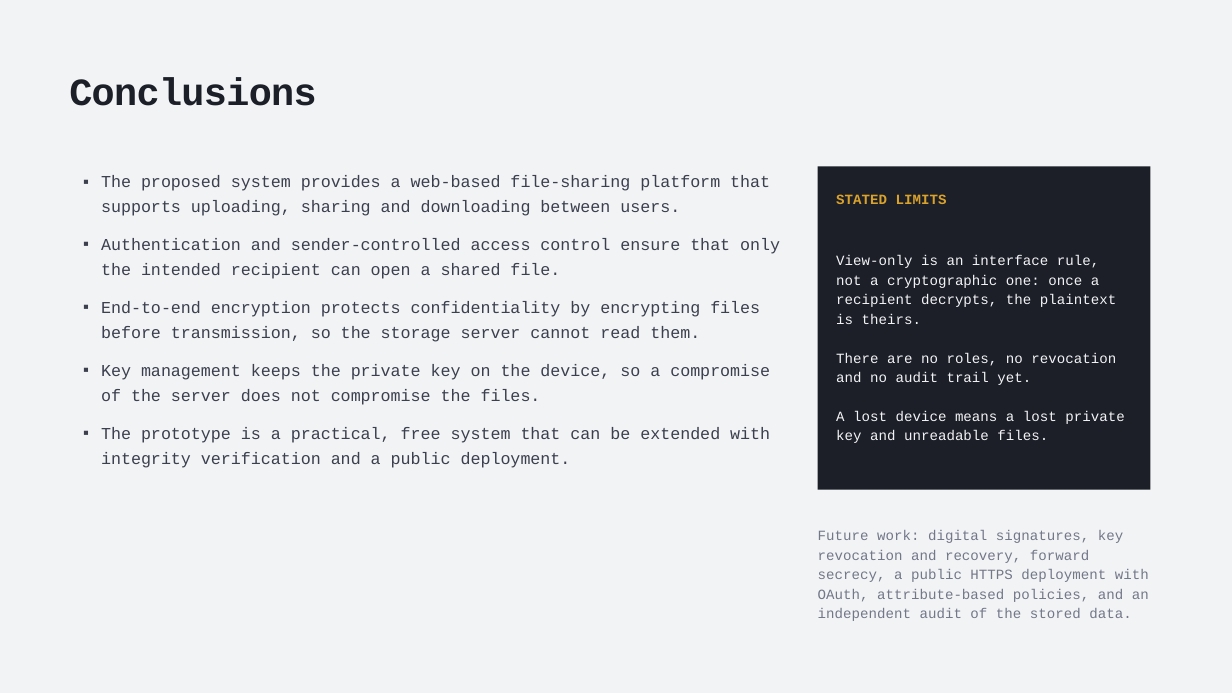
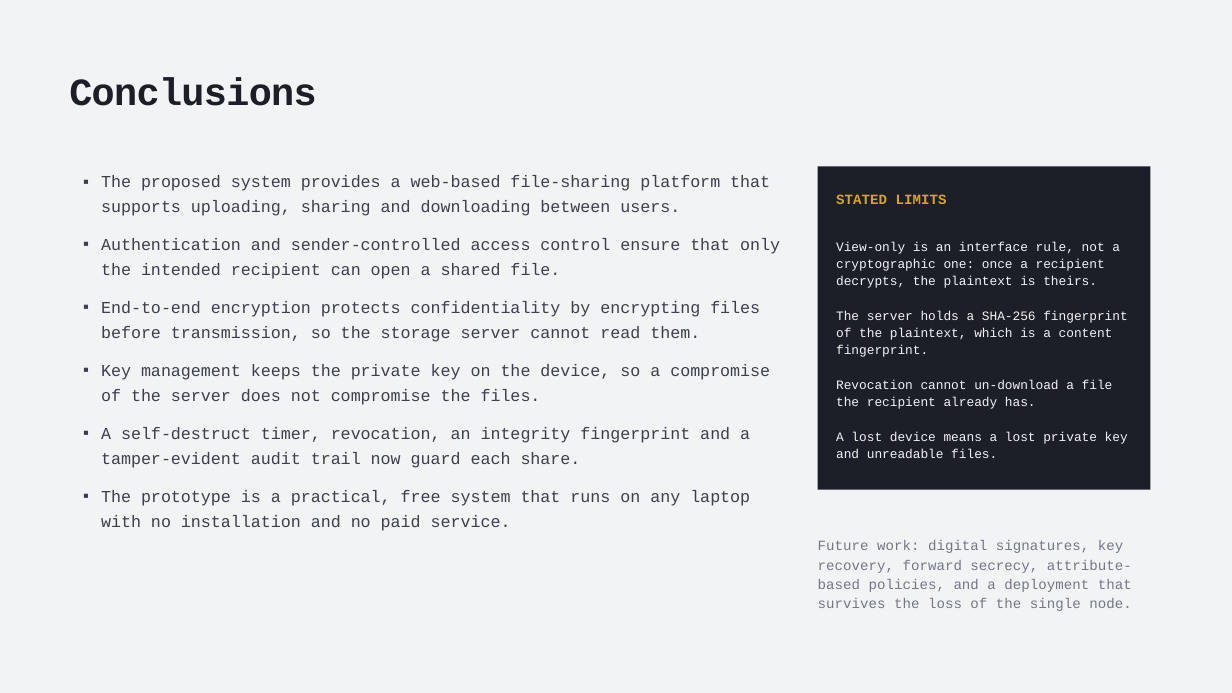
Before and after one commit to aswathas/sugan-project, a slide deck: slide 15 of report/SecureShare-REVIEW-3.pptx. Drawn at 1232x693 pixels with LibreOffice and Linux fonts; fonts in the diff are those of the drawing. Boxes give left, top, right and bottom in pixels: in the first picture for what was removed or moved away, otherwise in the second. Text is boxed around its words. In the diff, an @@ line names an element or a change of style, - is before the commit and + after.

```diff
--- a/report/SecureShare-REVIEW-3.pptx
+++ b/report/SecureShare-REVIEW-3.pptx
@@ text at (836, 242, 1128, 458): size 11 to 10 pt in "View-only is an interface rule, not a ...", "A lost device means a lost private ..."; line spacing 1.15 to 1.12 @@
@@ text at (836, 311, 1127, 409): text changed; size 11 to 10 pt @@
-There are no roles, no revocation and no audit trail yet.
+The server holds a SHA-256 fingerprint of the plaintext, which is a content fingerprint.
+Revocation cannot un-download a file the recipient already has.
@@ text at (101, 427, 750, 531): text changed @@
-▪ The prototype is a practical, free system that can be extended with integrity verification and a public deployment.
+▪ A self-destruct timer, revocation, an integrity fingerprint and a tamper-evident audit trail now guard each share.
+▪ The prototype is a practical, free system that runs on any laptop with no installation and no paid service.
@@ text at (818, 540, 1132, 611): text changed @@
-Future work: digital signatures, key revocation and recovery, forward secrecy, a public HTTPS deployment with OAuth, attribute-based policies, and an independent audit of the stored data.
+Future work: digital signatures, key recovery, forward secrecy, attribute-based policies, and a deployment that survives the loss of the single node.
```
Also in this commit, not shown: 34 other files.
